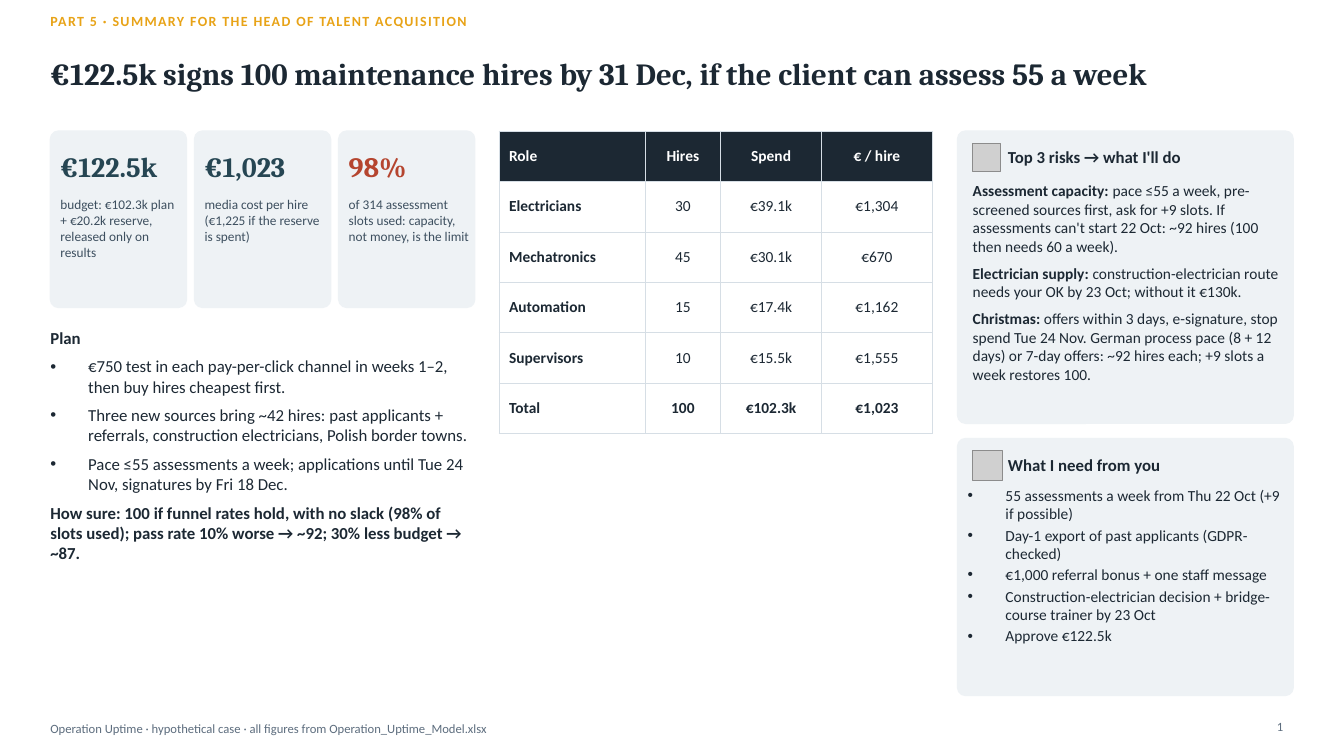
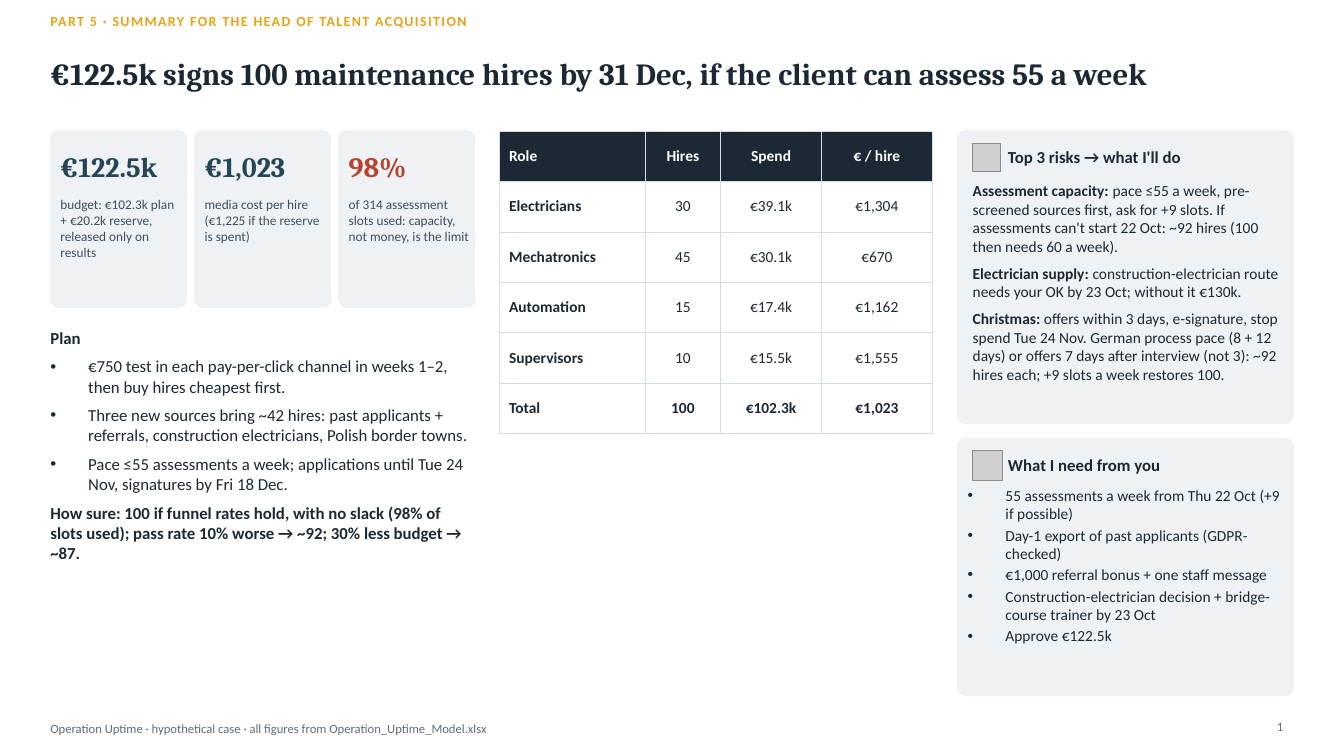
Before and after one commit to Anurag160596/haystack, a slide deck: slide 1 of operation_uptime/Operation_Uptime_Deck.pptx. Drawn at 1344x756 pixels with LibreOffice and Linux fonts; fonts in the diff are those of the drawing; grey boxes stand for pictures. Boxes give left, top, right and bottom in pixels: in the first picture for what was removed or moved away, otherwise in the second. Text is boxed around its words. In the diff, an @@ line names an element or a change of style, - is before the commit and + after.

```diff
--- a/operation_uptime/Operation_Uptime_Deck.pptx
+++ b/operation_uptime/Operation_Uptime_Deck.pptx
@@ text at [973, 313, 1278, 382]: text changed @@
-Christmas: offers within 3 days, e-signature, stop spend Tue 24 Nov. German process pace (8 + 12 days) or 7-day offers: ~92 hires each; +9 slots a week restores 100.
+Christmas: offers within 3 days, e-signature, stop spend Tue 24 Nov. German process pace (8 + 12 days) or offers 7 days after interview (not 3): ~92 hires each; +9 slots a week restores 100.
```
Also in this commit, not shown: 1 other slide changed, 1 other file.
